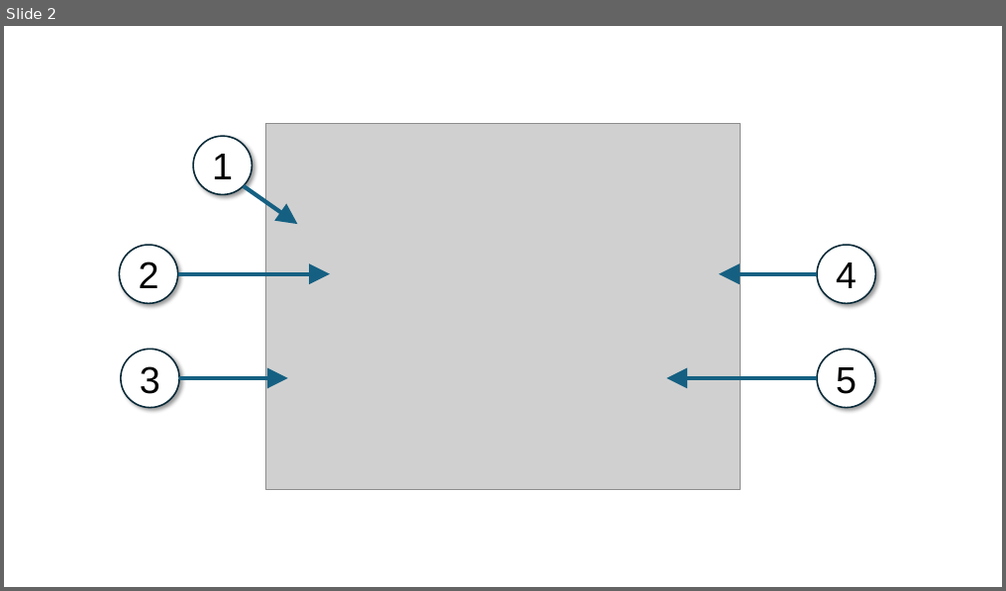
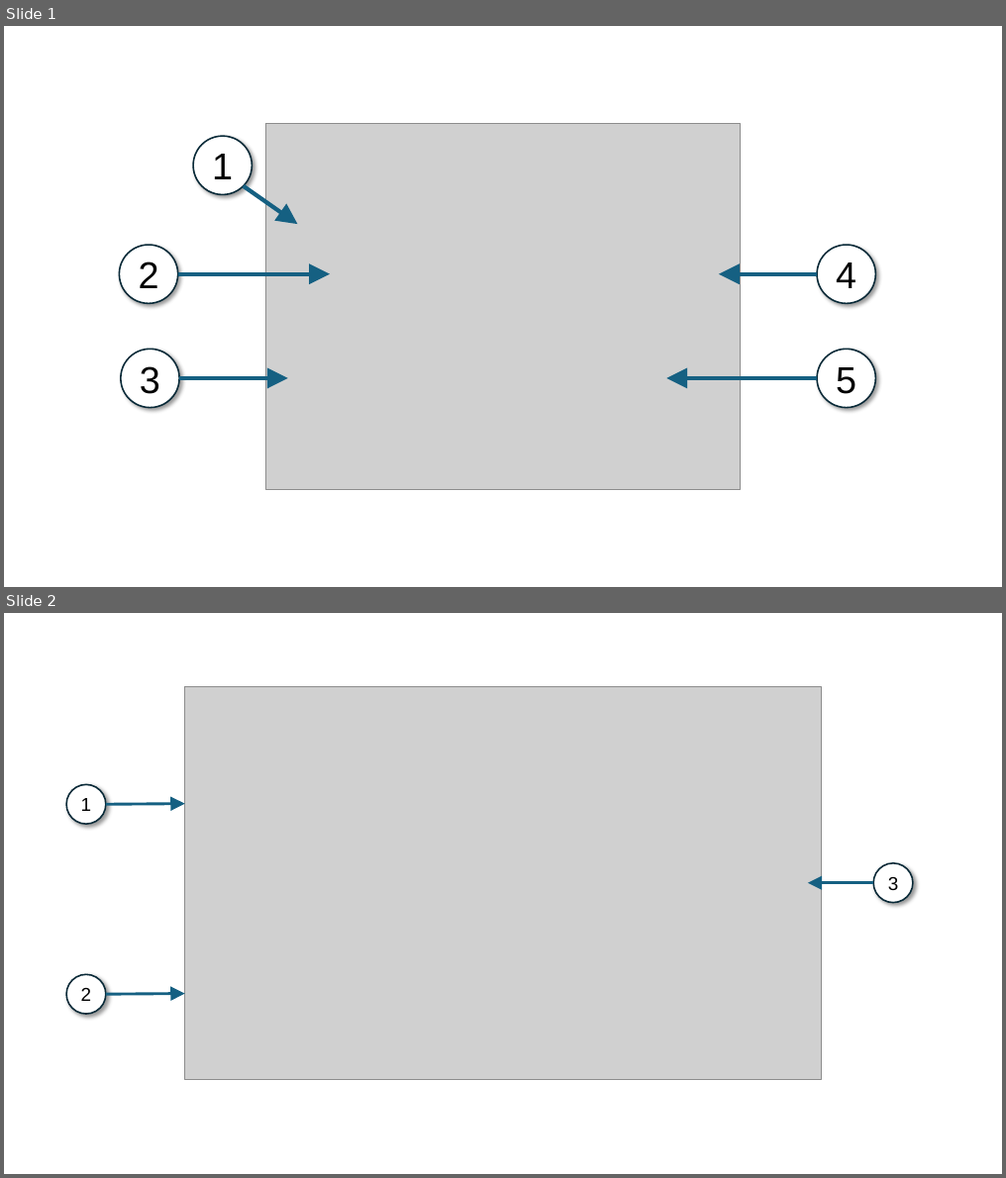
Before and after one commit to cinemascience/pycinema-readthedocs, a slide deck: docs/source/diagrams.pptx. Shown one above the other, each under a label of ours: slide 2 before the commit, slides 1 and 2 after it. The pictures are 1006x591 and 1006x1178 pixels, drawn with LibreOffice and Linux fonts; fonts in the diff are those of the drawing; grey boxes stand for pictures. Boxes give left, top, right and bottom in pixels: in the first picture for what was removed or moved away, otherwise in the second. Text is boxed around its words. In the diff, an @@ line names an element or a change of style, - is before the commit and + after.

```diff
--- a/docs/source/diagrams.pptx
+++ b/docs/source/diagrams.pptx
@@ slide 2 added at (4,613,1002,1174), background #FFFFFF @@
@@ picture added at (185,687,822,1080) @@
@@ ellipse added at (66,784,106,824), fill #FFFFFF, outline #092A39 1.5 pt, 18 pt, text #000000 @@
+1
@@ arrow added from (106, 805) to (185, 804), #156082 2.75 pt @@
@@ ellipse added at (874,863,914,903), fill #FFFFFF, outline #092A39 1.5 pt, 18 pt, text #000000 @@
+3
@@ arrow added from (874, 883) to (808, 883), #156082 2.75 pt @@
@@ ellipse added at (66,974,106,1014), fill #FFFFFF, outline #092A39 1.5 pt, 18 pt, text #000000 @@
+2
@@ arrow added from (106, 995) to (185, 994), #156082 2.75 pt @@
@@ what was slide 2 is now slide 1 @@
```
Also in this commit, not shown: 1 slide removed, 2 other files.
